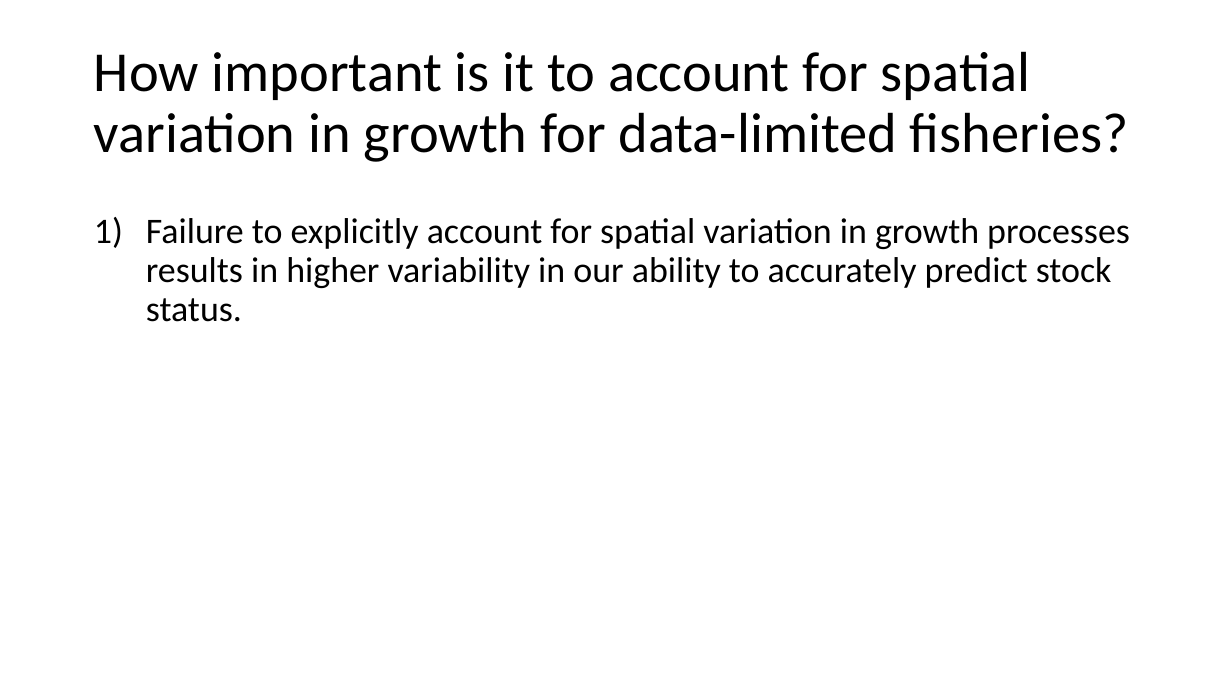
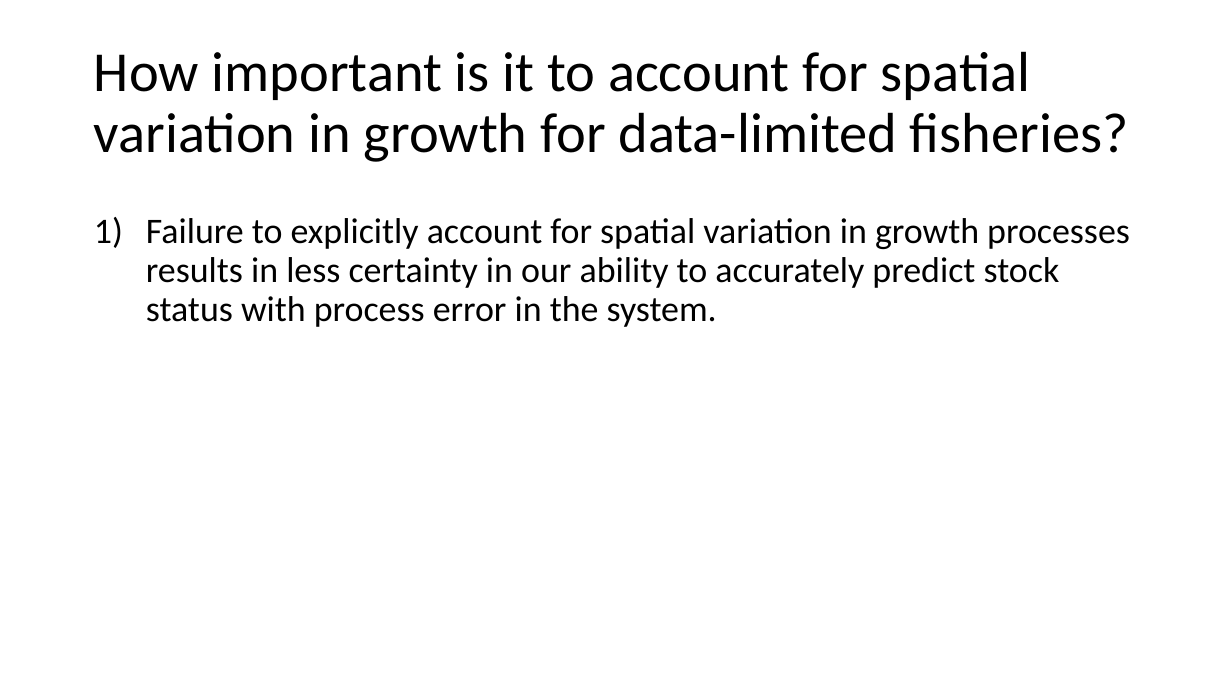
Before and after one commit to merrillrudd/2016_Spatio-temporal_models, a slide deck: slide 15 of Project/Rudd_Project.pptx (slide 17 before the commit). Drawn at 1232x693 pixels with LibreOffice and Linux fonts; fonts in the diff are those of the drawing. Boxes give left, top, right and bottom in pixels: in the first picture for what was removed or moved away, otherwise in the second. Text is boxed around its words. In the diff, an @@ line names an element or a change of style, - is before the commit and + after.

Commit message:
updates on spatial growth project

```diff
--- a/Project/Rudd_Project.pptx
+++ b/Project/Rudd_Project.pptx
@@ text at (x1=146, y1=218, x2=1130, y2=327): text changed @@
-1) Failure to explicitly account for spatial variation in growth processes results in higher variability in our ability to accurately predict stock status.
+1) Failure to explicitly account for spatial variation in growth processes results in less certainty in our ability to accurately predict stock status with process error in the system.
```
Also in this commit, not shown: 9 other slides changed, 8 slides added, 3 slides removed, 1 other file.
